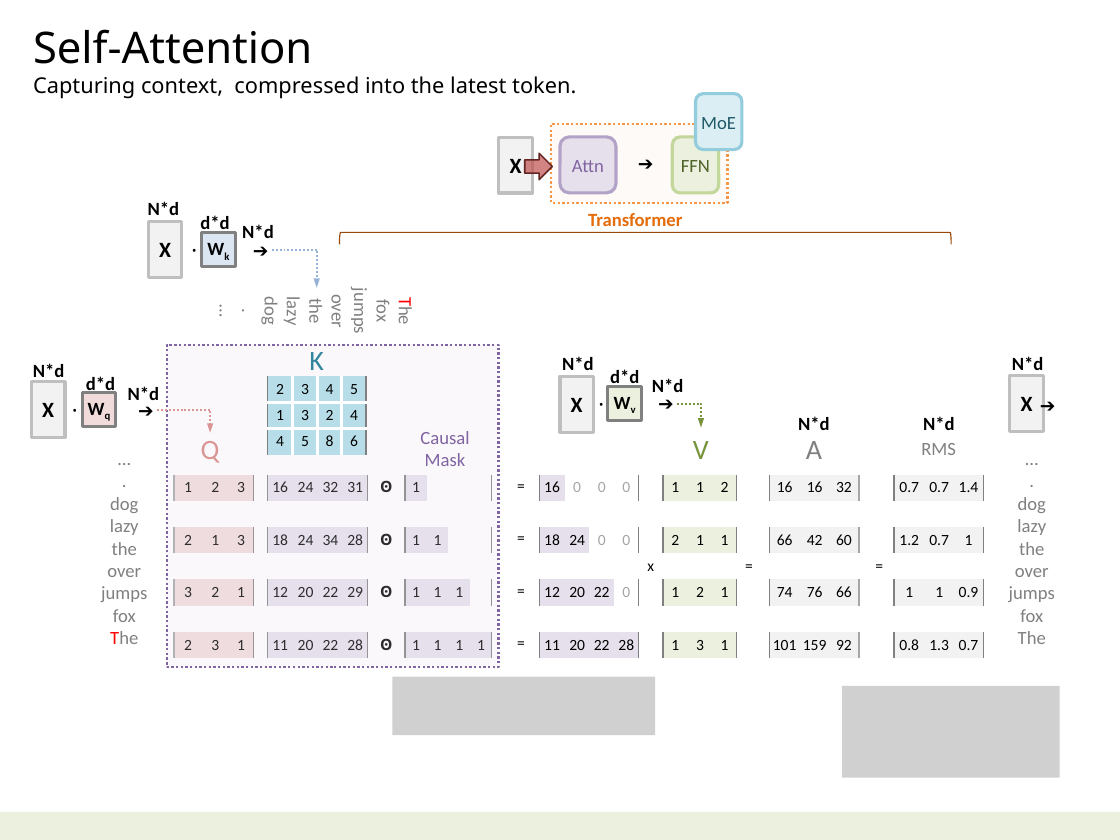
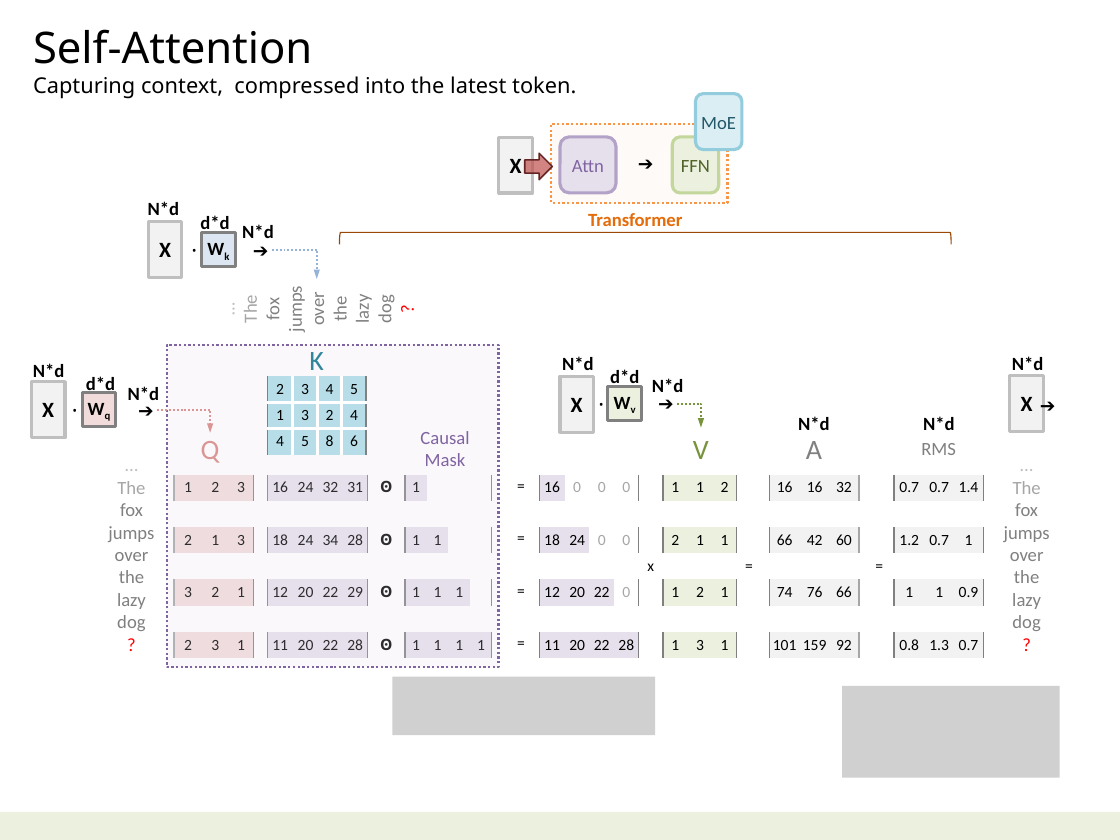
Before and after one commit to navibator/crazy-ai, a slide deck: slide 8 of ai-gemma-all.pptx. Drawn at 1120x840 pixels with LibreOffice and Linux fonts; fonts in the diff are those of the drawing; grey boxes stand for pictures. Boxes give left, top, right and bottom in pixels: in the first picture for what was removed or moved away, otherwise in the second. Text is boxed around its words. In the diff, an @@ line names an element or a change of style, - is before the commit and + after.

```diff
--- a/ai-gemma-all.pptx
+++ b/ai-gemma-all.pptx
@@ elbow arrow moved from (272, 250) - (317, 288) to (272, 250) - (317, 279) @@
@@ text at (239, 290, 397, 331): paragraph added @@
+…
@@ text at (239, 290, 397, 331): text changed; text colour #808080 to #FF0000 @@
-.
-…
+?
@@ text "…": place and size @@
-text "…" at (260, 293, 417, 333)
+text "…" at (239, 290, 397, 331)
@@ text "…" at (239, 290, 397, 331): rotation 180 to 0 degrees @@
@@ text at (239, 297, 262, 323): text colour #FF0000 to #A6A6A6, text colour #808080 to #A6A6A6 in "The" @@
@@ text at (306, 295, 352, 324): text changed @@
-over
-the
+over
+the
@@ text removed at (101, 497, 147, 644) @@
-…
-.
-dog
-lazy
-the
-over
-jumps
-fox
-The
@@ text added at (108, 481, 154, 631), 12 pt, text #808080 @@
+…
+The
+fox
+jumps
+over
+the
+lazy
+dog
+?
@@ text added at (1004, 481, 1050, 631), 12 pt, text #808080 @@
+…
+The
+fox
+jumps
+over
+the
+lazy
+dog
+?
@@ text removed at (1009, 497, 1055, 644) @@
-…
-.
-dog
-lazy
-the
-over
-jumps
-fox
-The
```
Also in this commit, not shown: 2 other files.
